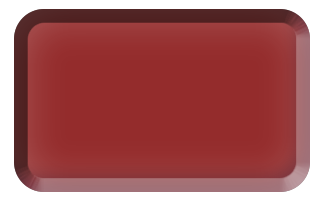
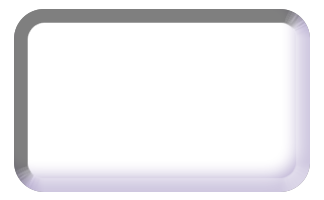
Before/after of a 324×200 layered artwork. What changed in the layer stack:
pixels changed over <box>14,9,310,192</box> (layer not identified)
